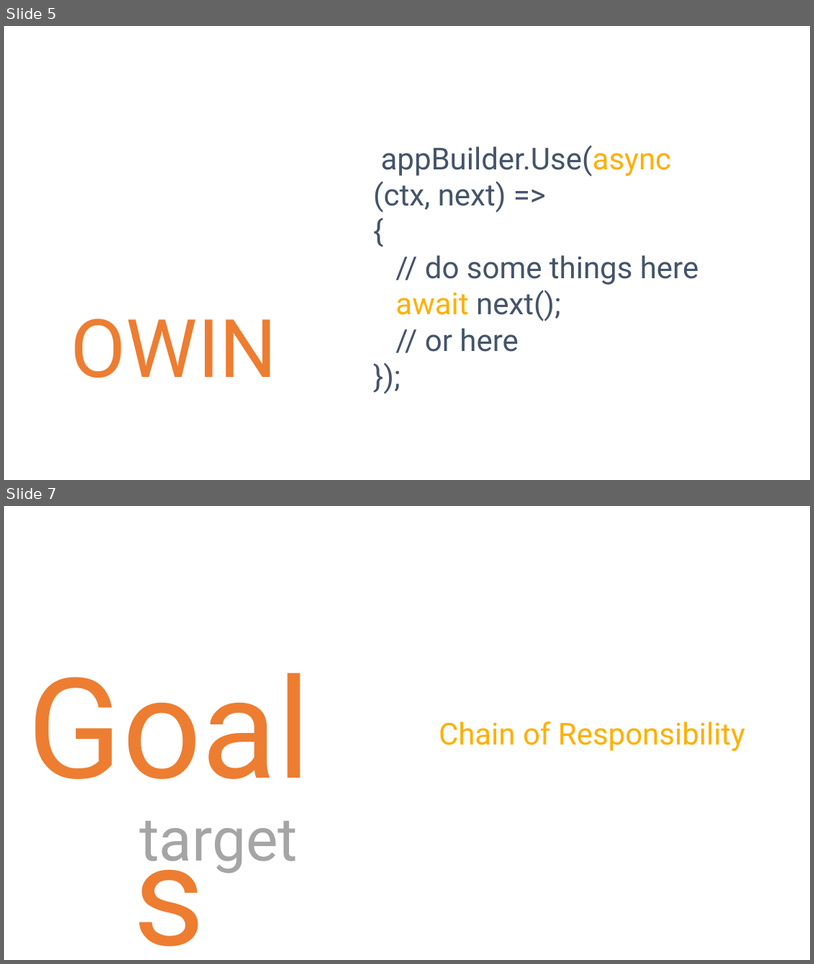
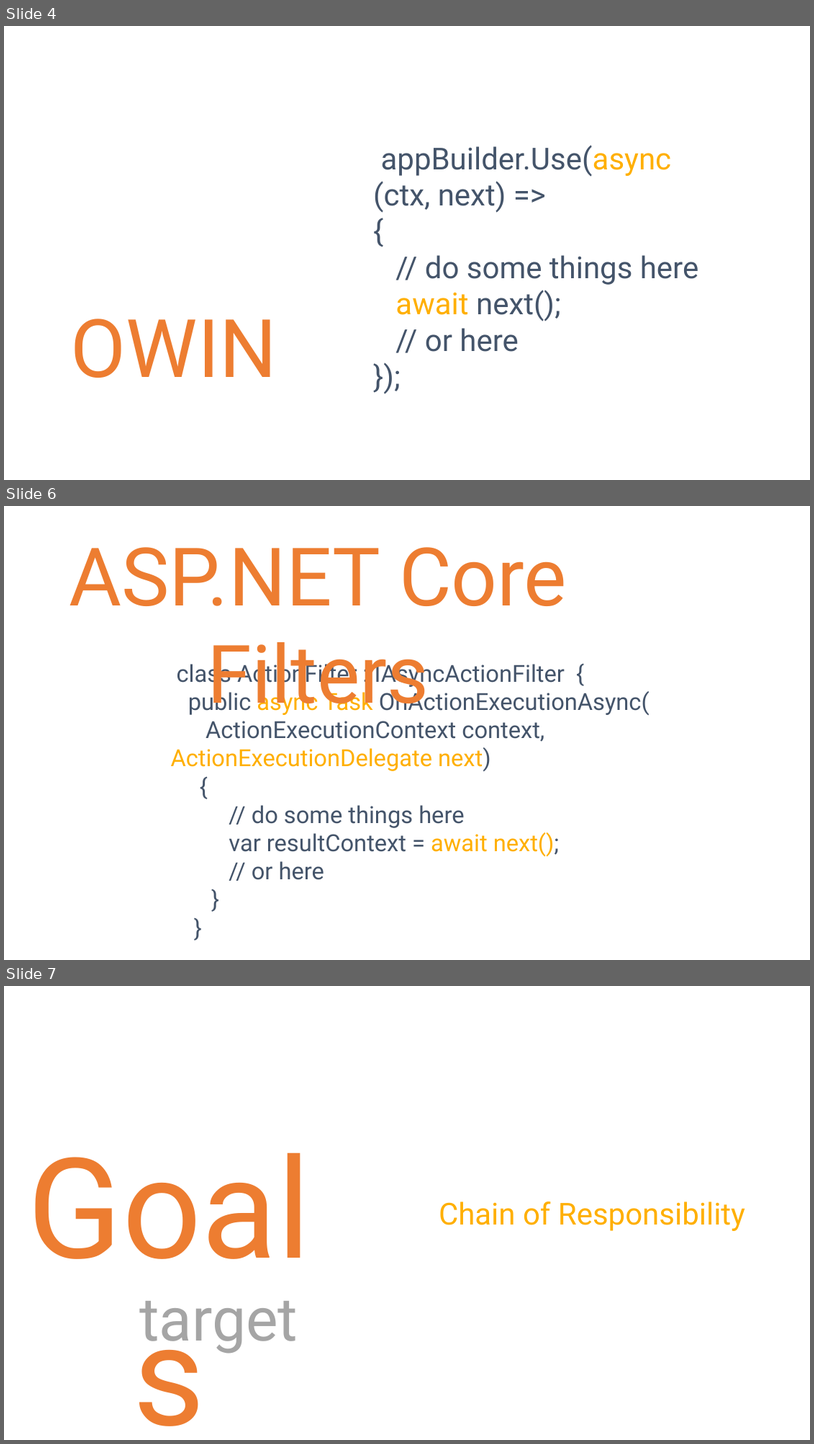
Before and after one commit to danielmarbach/async-dolls, a slide deck: presentation.pptx. Shown one above the other, each under a label of ours: slides 5 and 7 before the commit, slides 4, 6 and 7 after it; the slides between them are not shown. The pictures are 814x964 and 814x1444 pixels, drawn with LibreOffice and Linux fonts; fonts in the diff are those of the drawing. Boxes give left, top, right and bottom in pixels: in the first picture for what was removed or moved away, otherwise in the second. Text is boxed around its words. In the diff, an @@ line names an element or a change of style, - is before the commit and + after.

```diff
--- a/presentation.pptx
+++ b/presentation.pptx
@@ slide 6 added at (4, 506, 810, 960), background #FFFFFF @@
@@ text added at (69, 547, 567, 722), 96 pt, text #ED7D31 @@
+ASP.NET Core Filters
@@ text added at (171, 660, 650, 880), 28 pt, text #44546A @@
+class ActionFilter : IAsyncActionFilter {
+public async Task OnActionExecutionAsync(
+ActionExecutionContext context, ActionExecutionDelegate next)
+{
+// do some things here
+var resultContext = await next();
+// or here
+}
+}
@@ what was slide 5 is now slide 4 @@
```
Also in this commit, not shown: 1 slide changed, 2 other slides added, 2 slides removed, 1 other file.
